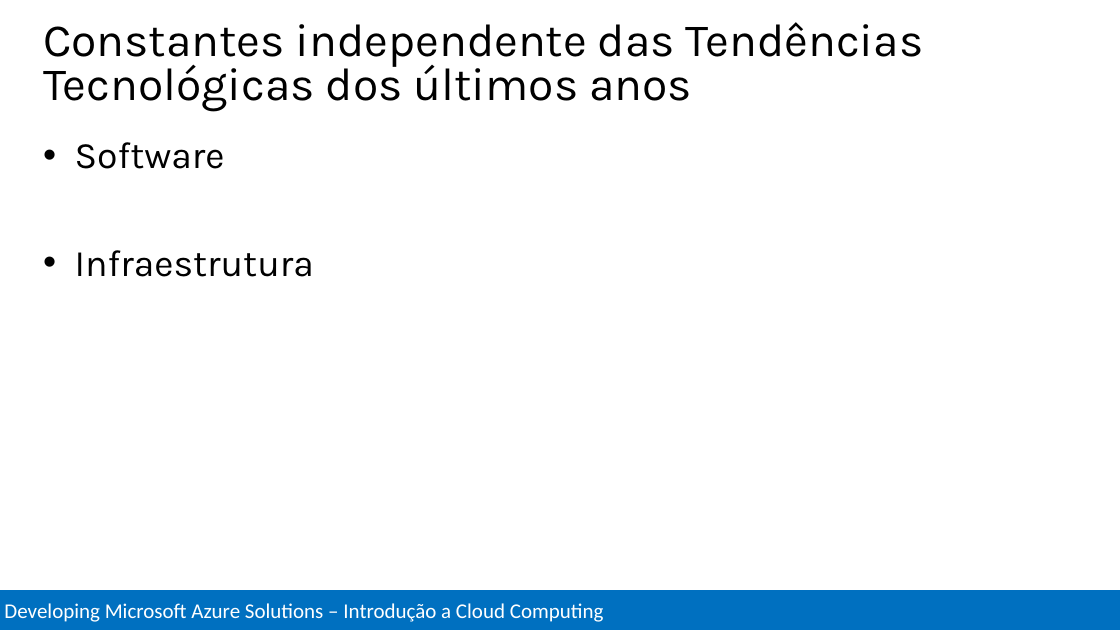
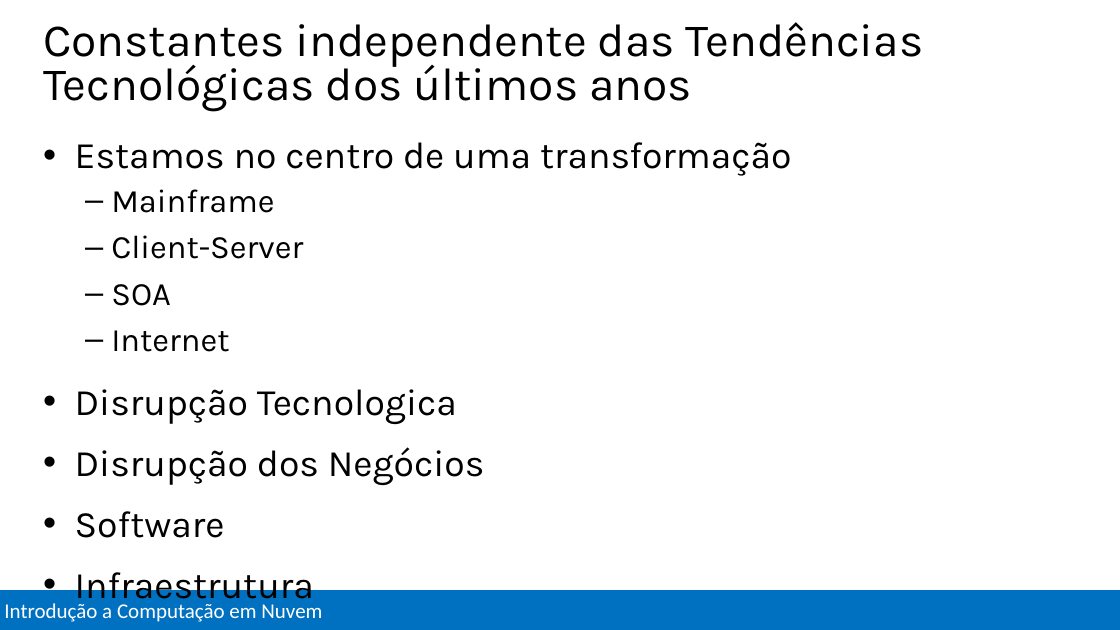
Before and after one commit to Evilazaro/MCSDAzureTraining, a slide deck: slide 4 of Introduction to Cloud Computing/Introduction to Cloud Computing.pptx. Drawn at 1120x630 pixels with LibreOffice and Linux fonts; fonts in the diff are those of the drawing. Boxes give left, top, right and bottom in pixels: in the first picture for what was removed or moved away, otherwise in the second. Text is boxed around its words. In the diff, an @@ line names an element or a change of style, - is before the commit and + after.

```diff
--- a/Introduction to Cloud Computing/Introduction to Cloud Computing.pptx
+++ b/Introduction to Cloud Computing/Introduction to Cloud Computing.pptx
@@ text at <box>75,142,791,486</box>: paragraphs added @@
+• Estamos no centro de uma transformação
+  – Mainframe
+  – Client-Server
+  – SOA
+  – Internet
+• Disrupção Tecnologica
+• Disrupção dos Negócios
@@ text in rectangle at <box>4,603,322,622</box>: text changed @@
-Developing Microsoft Azure Solutions – Introdução a Cloud Computing
+Introdução a Computação em Nuvem
```
Also in this commit, not shown: 9 other slides changed.
